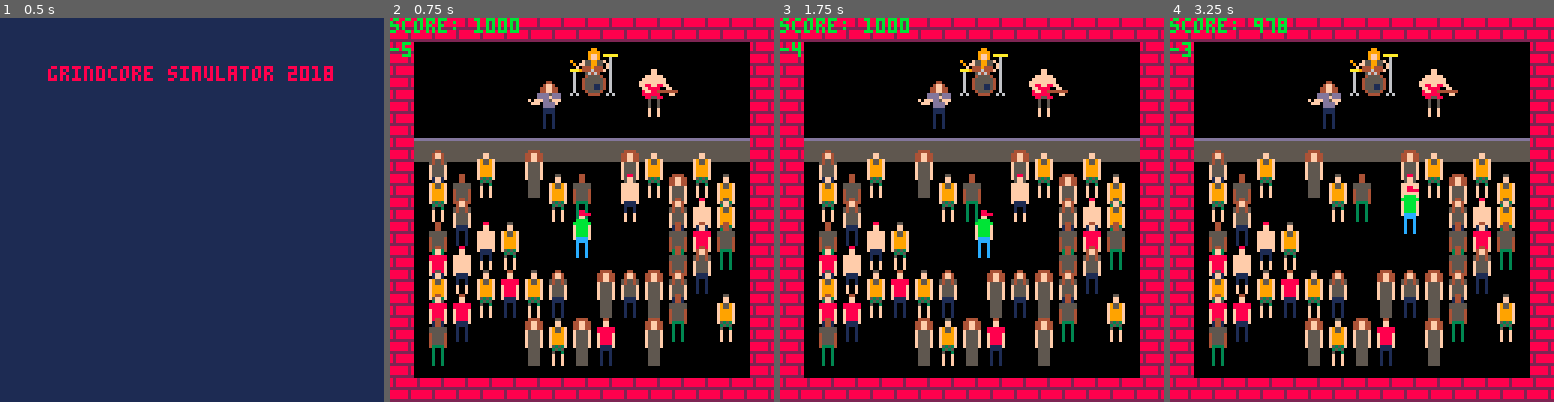
Above: before the commit, frames 1-4 (left to right).
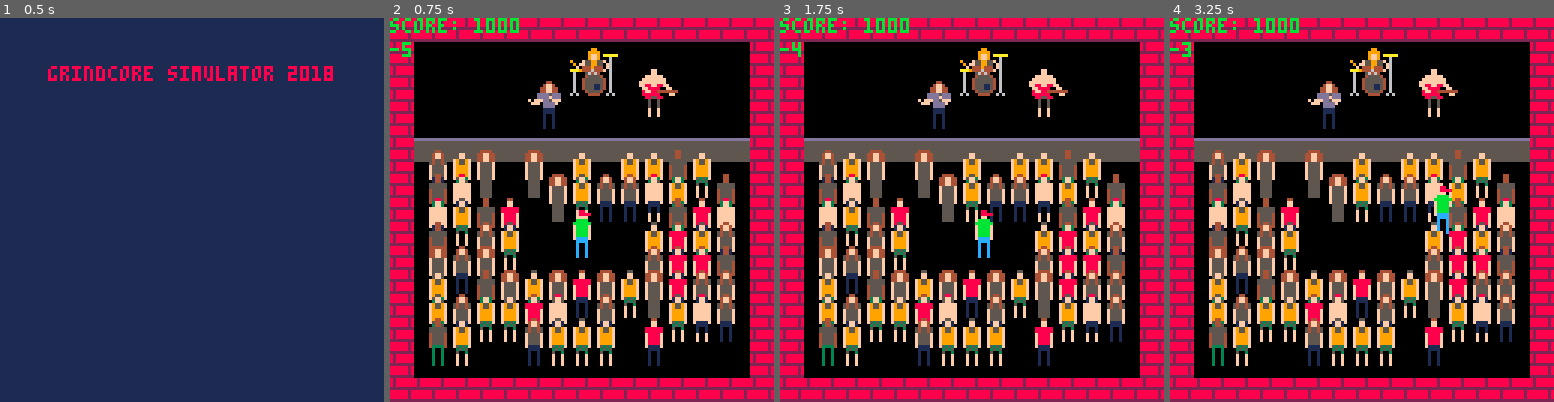
Above: after the commit, the same moments.

Repository: astann/grindcore-simulator-2018
Game: PICO-8 cartridge grindcore_simulator_2018.p8
The game is run twice, just before and just after one commit, with the same random seed, the same clock (stepped at 60 frames per second) and the same inputs.
Inputs:
- Up to frame 1 (0.5 s): no input
- Up to frame 2 (0.75 s): tap O (Z key) at 0.7 s
- Up to frame 3 (1.75 s): hold Right from 1.6 s (still down); tap O (Z key) at 1.7 s
- Up to frame 4 (3.25 s): release Right at 2.1 s; tap O (Z key) at 2.1, 2.5, 2.9 s; hold Up 2.15-2.42 s; hold Right 2.47-3.03 s; hold Left from 3.08 s (still down)

Frame 1 is identical in both runs. In frame 2, 15% of the frame differs, in the area x 10-90%, y 34-91%; in frame 3, 15%; in frame 4, 15%, in the area x 10-90%, y 0-91%.

Commit message:
Actor collision optimization and layered rendering

Diff:
--- a/grindcore_simulator_2018.p8
+++ b/grindcore_simulator_2018.p8
@@ -38,11 +38,12 @@
 	actor.position_x = x
 	actor.position_y = y
 	actor.hitbox_x = 5
-	actor.hitbox_y = 10
+	actor.hitbox_y = 13
 	actor.hitbox_width = 5
-	actor.hitbox_height = 5
+	actor.hitbox_height = 2
 	actor.velocity_x = 0
 	actor.velocity_y = 0
+	actor.other_actors = {}
 
 	actor.set_position = function(x, y)
 	 actor.position_x = x
@@ -123,21 +124,27 @@
 end
 -->8
 // game
+gameplay_on = true
+
 score = 1000
 initial_song_frames = -150
 song_frames = initial_song_frames
 
 crowd = {}
+actors = {}
+
 player = make_actor(64, 56, 64)
 player.velocity_x = 0
 player.velocity_y = 0
 player.set_position(56, 64)
 
+add(actors, player)
+
 function init_crowd()
  local index = 0
  for y = 1, 8 do
 	 for x = 1, 13 do
-	  if rnd(100) > 50 and
+	  if rnd(100) > 27 and
 	     (
 	      x < 5 or x > 9 or
  	     y < 3 or y > 5
@@ -149,8 +156,17 @@
    	)
    	actor.set_position(x * 8, y * 8 + 36)
    	add(crowd, actor)
+   	add(actors, actor)
    end
  	end
+ end
+
+ for actor in all(crowd) do
+  for a in all(crowd) do
+   if actor != a then
+    add(actor.other_actors, a)
+   end
+  end
  end
 end
 
@@ -277,7 +293,7 @@
 
 function update_game()
  song_frames += 1
- if song_frames == 0 then
+ if song_frames == 0 and gameplay_on then
   state = 2
 
   for actor in all(crowd) do
@@ -317,21 +333,15 @@
 	map(0, 0, 0, 0, 128, 128)
 	draw_band()
 
-	// crowd
-//	sort(crowd)
-	for actor in all(crowd) do
+ // crowd
+ sort(actors)
+	for actor in all(actors) do
 	 big_spr(
 	  actor.sprite,
 	  actor.position_x,
 	  actor.position_y
 	 )
 	end
-
-	big_spr(
-	 player.sprite,
-	 player.position_x,
-	 player.position_y
-	)
 
 	print(flr(song_frames / 30), 0, 8, 11)
 	print("score: " .. score, 0, 0)
@@ -424,7 +434,10 @@
 end
 
 function group_collision(actor, group)
- result = false
+ result1 = false
+ result2 = false
+ result3 = false
+ result4 = false
 
  local actor_box_min_x = actor.box_min_x
  local actor_box_max_x = actor.box_max_x
@@ -432,34 +445,80 @@
  local actor_box_max_y = actor.box_max_y
 
  for a in all(group) do
+  if (a == actor) then
+   break
+  end
+
   local a_box_min_x = a.box_min_x
+  result1 = actor_box_max_x < a_box_min_x
+
   local a_box_max_x = a.box_max_x
+  result2 = actor_box_min_x > a_box_max_x
+
   local a_box_min_y = a.box_min_y
+  result3 = actor_box_max_y < a_box_min_y
+
   local a_box_max_y = a.box_max_y
-
-  // todo: optimization
-  result =
-   actor_box_min_x != a_box_min_x and
-   actor_box_max_x != a_box_max_x and
-   actor_box_min_y != a_box_min_y and
-   actor_box_max_y != a_box_max_y and
-
-   actor_box_min_x < a_box_max_x and
-   actor_box_max_x > a_box_min_x and
-   actor_box_min_y > a_box_max_y and
-   actor_box_max_y < a_box_min_y
-  if result then
+  result4 = actor_box_min_y > a_box_max_y
+
+  if (not result1 and not result2 and result3 and result4) then
    break
   end
  end
 
- return result
+ return (not result1 and not result2 and result3 and result4)
 end
 -->8
-// todo: sort function
-// for drawing crowd in layers
-function sort ()
-
+// for drawing actors in layers
+function sort (data)
+ local n = #data
+
+ -- form a max heap
+ for i = flr(n / 2) + 1, 1, -1 do
+  -- m is the index of the max child
+  local parent, value, m = i, data[i], i + i
+  local key = value.position_y
+
+  while m <= n do
+   -- find the max child
+   if ((m < n) and (data[m + 1].position_y > data[m].position_y)) m += 1
+   local mval = data[m]
+   if (key > mval.position_y) break
+   data[parent] = mval
+   parent = m
+   m += m
+  end
+  data[parent] = value
+ end
+
+ -- read out the values,
+ -- restoring the heap property
+ -- after each step
+ for i = n, 2, -1 do
+  -- swap root with last
+  local value = data[i]
+  data[i], data[1] = data[1], value
+
+  -- restore the heap
+  local parent, terminate, m = 1, i - 1, 2
+  local key = value.position_y
+
+  while m <= terminate do
+   local mval = data[m]
+   local mkey = mval.position_y
+   if (m < terminate) and (data[m + 1].position_y > mkey) then
+    m += 1
+    mval = data[m]
+    mkey = mval.position_y
+   end
+   if (key > mkey) break
+   data[parent] = mval
+   parent = m
+   m += m
+  end
+
+  data[parent] = value
+ end
 end
 __gfx__
 0000000082888888dddddddd00000000000000000000000000000000000000000000000000000000000000000000000000000000000000000000000000000000
